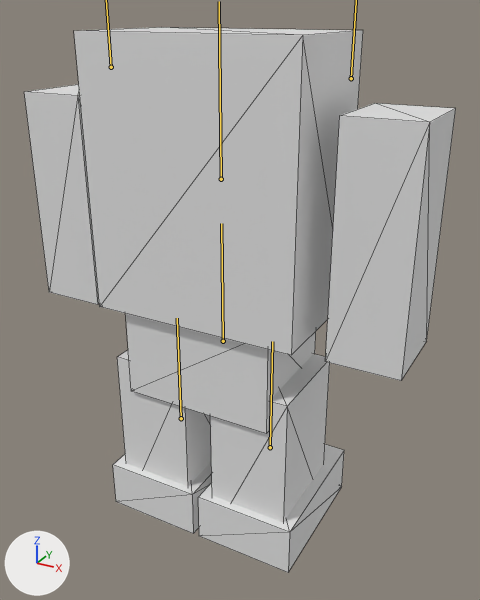
An edit to the glTF model app/src/main/assets/characters/wayfarer_skeletal.glb, drawn before and after from the same camera.
Both versions are drawn from a camera (50 mm lens) standing at (0.825, -1.405, 1.387) and looking at (0.022, 0.055, 0.657). Lighting does not change. The marker at lower left points along +X, +Y and +Z. The older version comes first. The bones that change, and the others that lie on the model, are drawn over the model as lines. Mesh edges are drawn as thin lines.

Names of what the first picture shows: 'WayfarerMesh'.
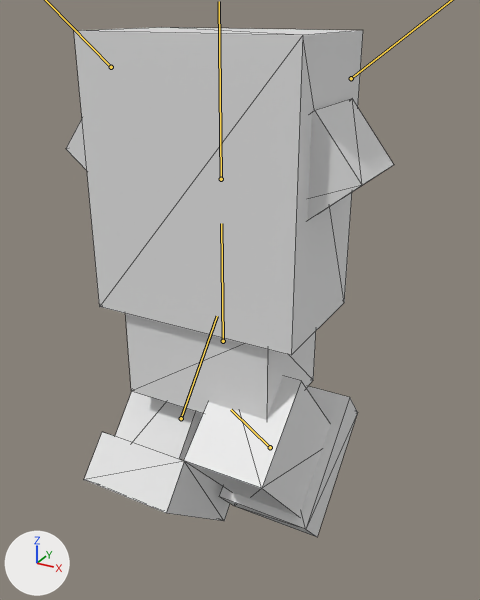
The newer file adds an action. The first version stands in its rest pose; the second is drawn at frame 6 of the action 'run'.

Changed parts and their boxes [x1, y1, x2, y2] in the pictures (480 x 600 px):
'WayfarerMesh', posed (24% narrower, 7% shorter)
    before: [24, 27, 456, 573]
    after: [66, 27, 394, 537]
bone 'LeftLeg', root to tip
    before: (181, 418) to (177, 318)
    after: (181, 418) to (217, 316)
bone 'RightLeg', root to tip
    before: (270, 447) to (272, 341)
    after: (270, 447) to (231, 409)

The edits, one by one:
Bone 'LeftArm' (bone_leftarm) turns from (0, 0, 0) to (0, 0, 52) degrees about its own x, y and z.
Bone 'RightArm' (bone_rightarm) turns from (0, 0, 0) to (0, 0, -52) degrees about its own x, y and z.
Bone 'LeftLeg' (bone_leftleg) turns from (0, 0, 0) to (-41, 0, 0) degrees about its own x, y and z.
Bone 'RightLeg' (bone_rightleg) turns from (0, 0, 0) to (41, 0, 0) degrees about its own x, y and z.
